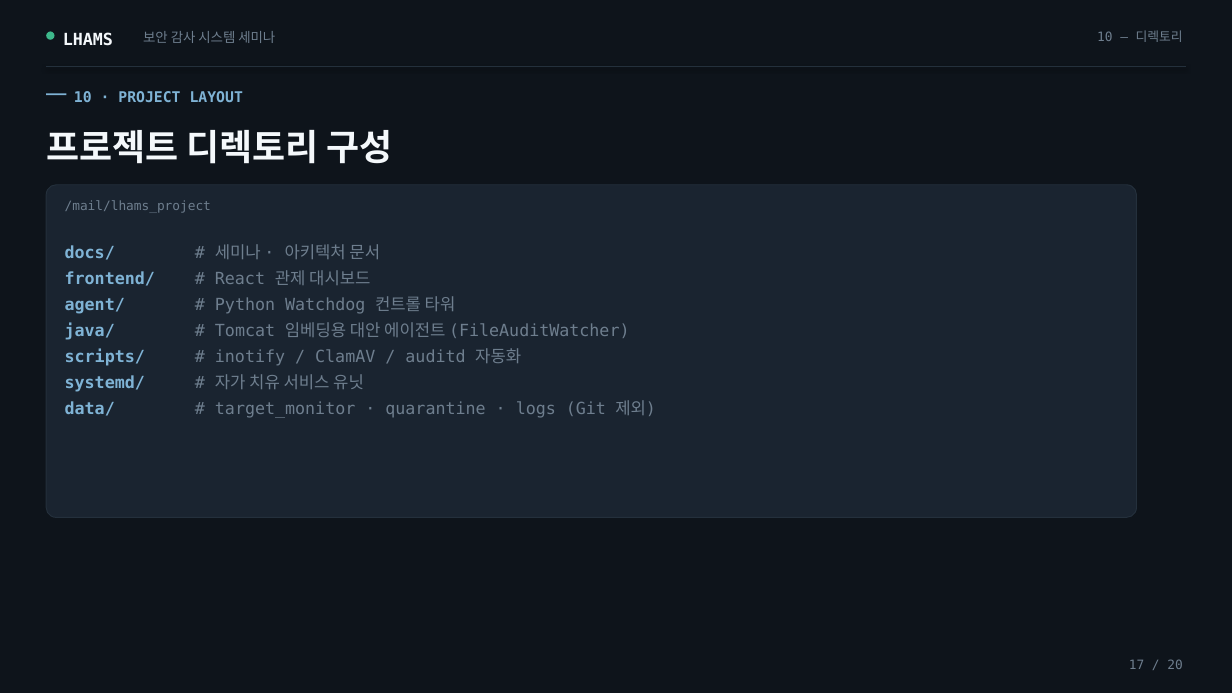
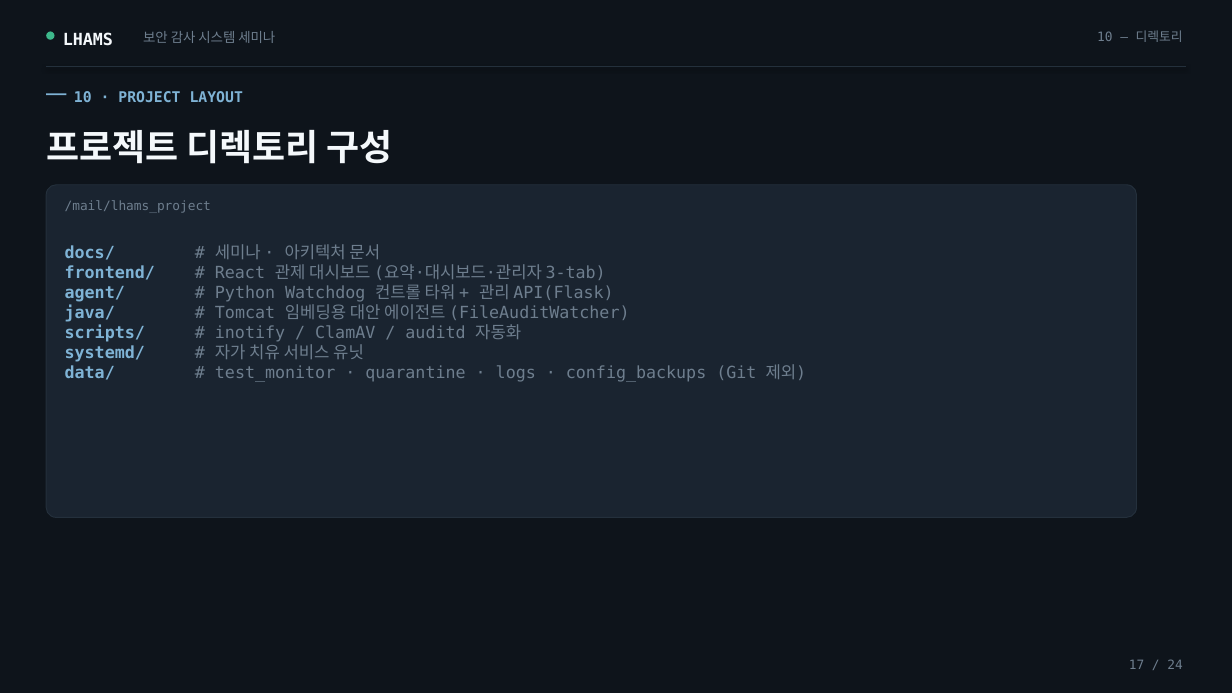
Before and after one commit to damhee-kim/lhams_project, a slide deck: slide 17 of docs/LHAMS_크리니티_통합세미나.pptx. Drawn at 1232x693 pixels with LibreOffice and Linux fonts; fonts in the diff are those of the drawing. Boxes give left, top, right and bottom in pixels: in the first picture for what was removed or moved away, otherwise in the second. Text is boxed around its words. In the diff, an @@ line names an element or a change of style, - is before the commit and + after.

Commit message:
[LAHMS] 전체 관리 리소스 개선 - 다중 서버 SI 고객사 관리 운영 UI/UX 개선 - 서비스 Ihams_watchdog.py 홈 경로 설정 외부 설정 가능 UI 기능 반영 - 세미나 자료 현행화

```diff
--- a/docs/LHAMS_크리니티_통합세미나.pptx
+++ b/docs/LHAMS_크리니티_통합세미나.pptx
@@ text at [215,264,613,302]: text changed @@
-frontend/ # React 관제 대시보드
-agent/ # Python Watchdog 컨트롤 타워
+frontend/ # React 관제 대시보드 (요약·대시보드·관리자 3-tab)
+agent/ # Python Watchdog 컨트롤 타워 + 관리 API(Flask)
@@ text at [215,301,630,359]: line spacing 1.3 to 1 @@
@@ text at [215,364,807,382]: text changed @@
-data/ # target_monitor · quarantine · logs (Git 제외)
+data/ # test_monitor · quarantine · logs · config_backups (Git 제외)
@@ text at [1129,659,1182,669]: text changed @@
-17 / 20
+17 / 24
```
Also in this commit, not shown: 18 other slides changed, 4 slides added, 18 other files.
